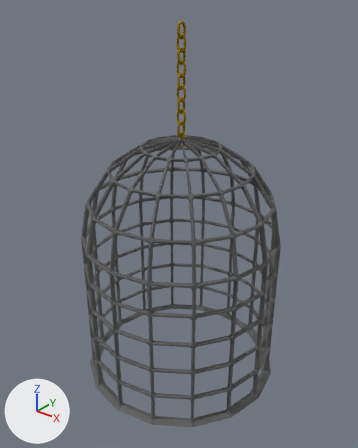
The OBJ model assets/Key_Items/Quick_Cage.obj, before and after one commit.
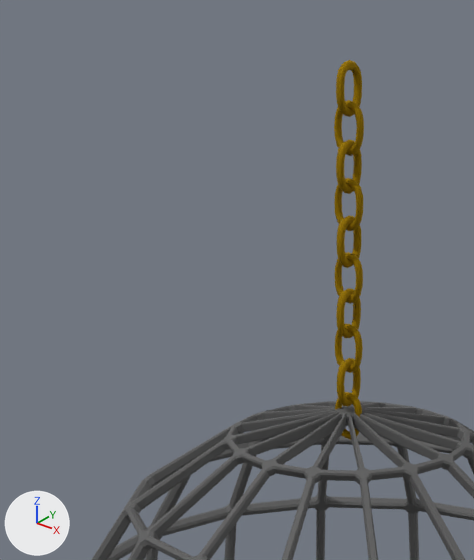
The first picture shows the older version from a camera (50 mm lens) standing at (1.715, -2.163, 2.362) and looking at (0.006, -0.027, 1.038). The close-ups show the older and then the newer version on the part from 18% to 62% of the width and 0% to 42% of the height of that picture. Only the edits that show in the close-ups are written down. Lighting does not change. The marker at lower left points along +X, +Y and +Z. Where no turn or scale is listed for an object, it has been applied to the vertices.

Script lines for the objects in view, before the commit:
```python
me_cage = bpy.data.meshes.new('Cage')
me_cage.from_pydata(...)  # 4422 vertices, 4152 faces; spans x -0.63..0.63, y -0.63..0.63, z -0.01..1.57
me_cage.materials.append(mat_material_001)  # grey #707070
me_circle = bpy.data.meshes.new('Circle')
me_circle.from_pydata(...)  # 960 vertices, 960 faces; spans x -0.03..0.031, y -0.031..0.031, z 1.511..2.19
me_circle.materials.append(mat_material_003)  # yellow #ad8b00
ob_cage = bpy.data.objects.new('Cage', me_cage)
ob_cage.location = (0.0, 0.0, 0.0)
ob_circle = bpy.data.objects.new('Circle', me_circle)
ob_circle.location = (0.0, 0.0, 0.0)
```
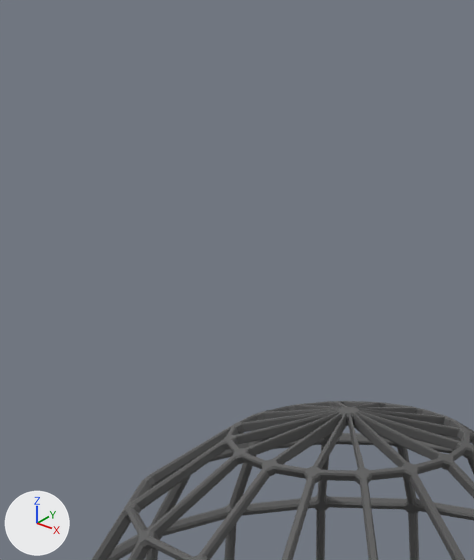
What differs and where, as boxes (x1, y1, x2, y2) in the close-ups (474 x 560 px):
'Circle', deleted: before (334, 60, 364, 440)

The change, as a list of edits to the scene's bpy script:
```text
Remove ob_circle:
    ob_circle = bpy.data.objects.new('Circle', me_circle)
    ob_circle.location = (0.0, 0.0, 0.0)
```
